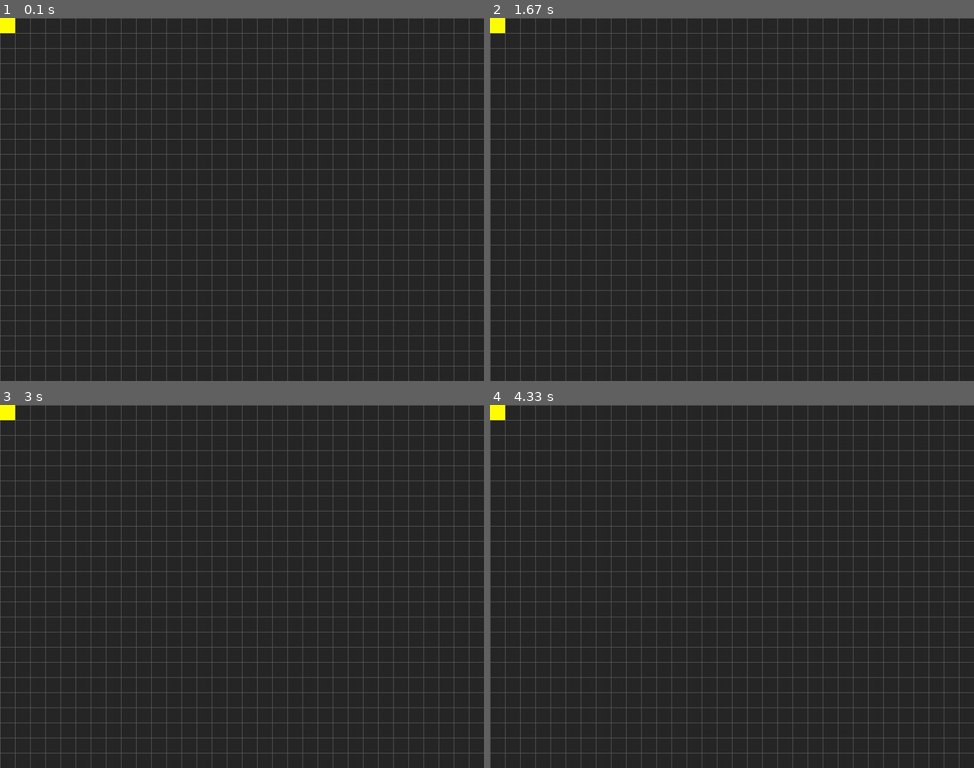
Above: before the commit, frames 1-4 (two rows, left to right).
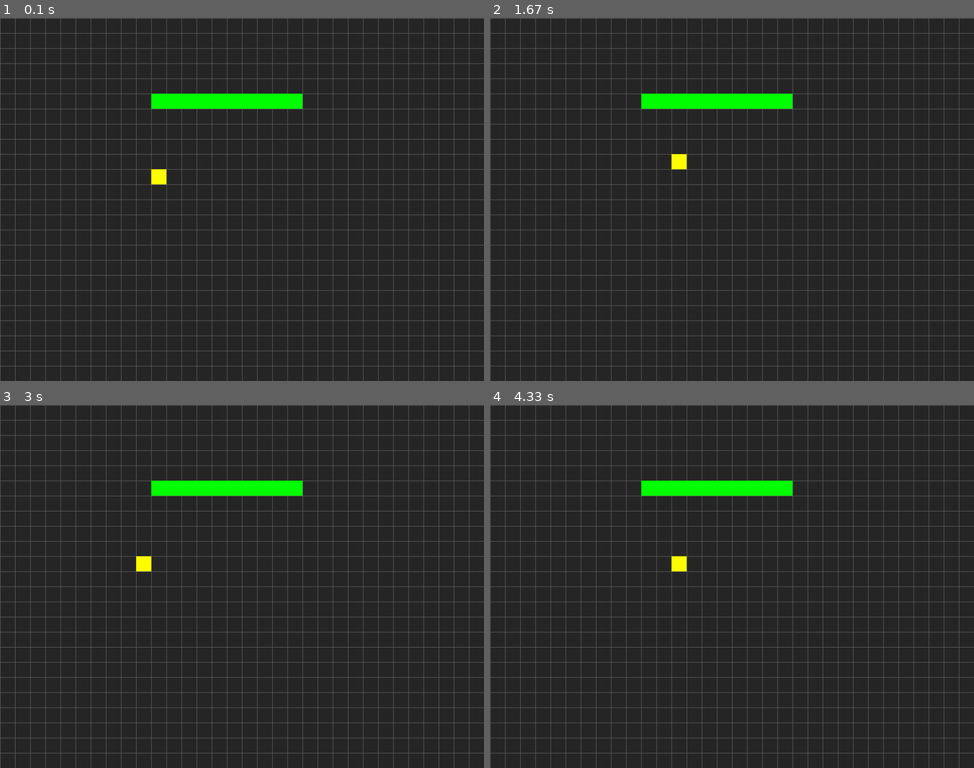
Above: after the commit, the same moments.

Repository: slepacusmiticus/visualstudiofiles
Game: pygame game, started from pygame/tiles_game/main.py
The game is run twice, just before and just after one commit, with the same random seed, the same clock (stepped at 60 frames per second) and the same inputs.
Inputs:
- Up to frame 1 (0.1 s): no input
- Up to frame 2 (1.67 s): hold Right 0.33-0.8 s; hold Up 0.83-1.13 s; hold Right 1.17-1.63 s
- Up to frame 3 (3 s): hold Left 1.67-2.2 s; hold Down 2.23-2.53 s; hold Left 2.57-2.97 s
- Up to frame 4 (4.33 s): hold Up 3-3.37 s; hold Right 3.4-4.03 s; hold Down from 4.07 s (still down)

The runs differ from the first frame. In frame 1, 1.6% of the frame differs, in the area x 0-63%, y 0-46%; in frame 2, 1.6%; in frame 3, 1.6%; in frame 4, 1.6%.

Commit message:
collision with simple wall

Diff:
--- a/pygame/tiles_game/main.py
+++ b/pygame/tiles_game/main.py
@@ -11,6 +11,7 @@
         self.screen=pg.display.set_mode((WIDTH, HEIGHT))
         pg.display.set_caption(TITLE)
         self.clock =pg.time.Clock()
+        pg.key.set_repeat(500,100)
         self.load_data()
 
     def load_data(self):
@@ -19,7 +20,11 @@
     def new(self):
         #start a new game
         self.all_sprites = pg.sprite.Group()
-        self.player=Player(self,0,0)
+        self.walls = pg.sprite.Group()
+        self.player=Player(self,10,10)
+        for x in range(10,20):
+            Wall(self,x,5)
+
 
     def run(self):
         #game loop
@@ -55,13 +60,18 @@
 
         for event in pg.event.get():
             if event.type == pg.QUIT:
-                if self.playing:
-                    self.playing = False
-                self.running = False
+                self.quit()
             if event.type == pg.KEYDOWN:
                 if event.key == pg.K_SPACE:
                     self.quit()
-
+                if event.key == pg.K_LEFT:
+                    self.player.move(dx=-1)
+                if event.key == pg.K_RIGHT:
+                    self.player.move(dx=1)
+                if event.key == pg.K_UP:
+                    self.player.move(dy=-1)
+                if event.key == pg.K_DOWN:
+                    self.player.move(dy=1)
 
 
     def show_start_screen(self):
@@ -76,4 +86,4 @@
 while True:
     g.new()
     g.run()
-    pg.show_go_screen()
+    g.show_go_screen()
--- a/pygame/tiles_game/sprites.py
+++ b/pygame/tiles_game/sprites.py
@@ -12,6 +12,31 @@
         self.x =x
         self.y =y
 
+    def move(self, dx=0,dy=0):
+        if not self.collide_with_walls(dx,dy):
+            self.x += dx
+            self.y += dy
+
+    def collide_with_walls(self,dx=0,dy=0):
+        for wall in self.game.walls:
+            if wall.x == self.x + dx and wall.y==self.y + dy:
+                return True
+        return False
+
+
     def update(self):
         self.rect.x=self.x * TILESIZE
         self.rect.y=self.y * TILESIZE
+
+class Wall(pg.sprite.Sprite):
+    def __init__(self,game,x,y):
+        self.groups =game.all_sprites, game.walls      #make it a member of all_sprites and walls groups
+        pg.sprite.Sprite.__init__(self, self.groups)   # initialize wal with those two groups
+        self.game = game
+        self.image = pg.Surface((TILESIZE,TILESIZE))
+        self.image.fill(GREEN)
+        self.rect= self.image.get_rect()
+        self.x = x
+        self.y=y
+        self.rect.x=self.x * TILESIZE
+        self.rect.y=self.y * TILESIZE
